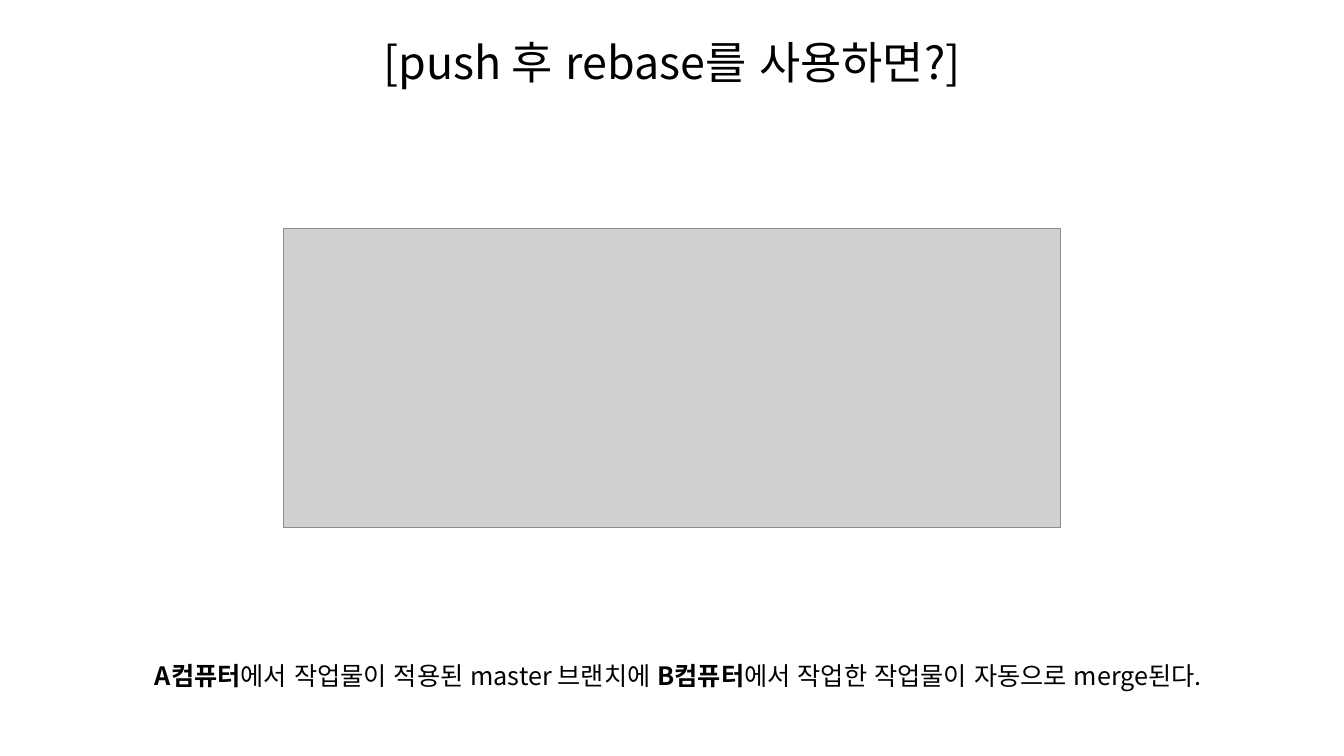
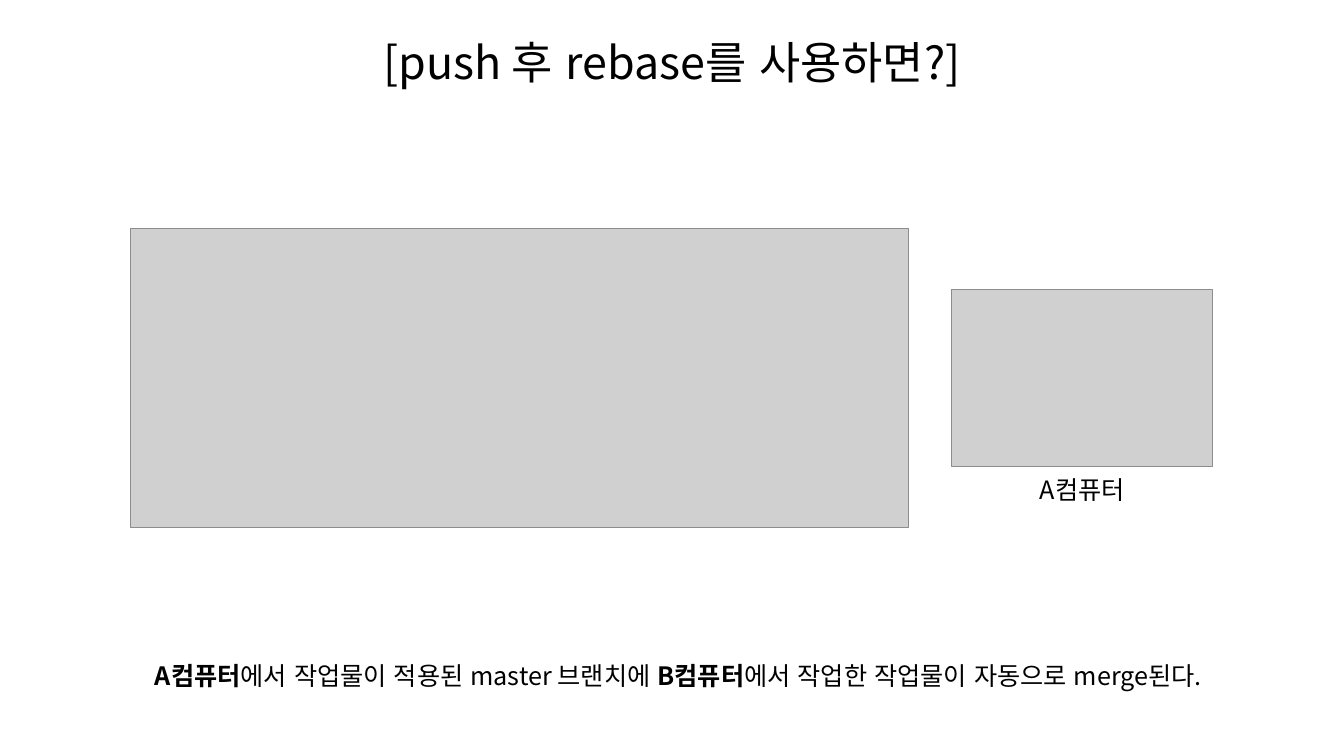
Before and after one commit to SeungHeeNoh/study_well, a slide deck: slide 37 of docs/9. rebase.pptx. Drawn at 1344x756 pixels with LibreOffice and Linux fonts; fonts in the diff are those of the drawing; grey boxes stand for pictures. Boxes give left, top, right and bottom in pixels: in the first picture for what was removed or moved away, otherwise in the second. Text is boxed around its words. In the diff, an @@ line names an element or a change of style, - is before the commit and + after.

```diff
--- a/docs/9. rebase.pptx
+++ b/docs/9. rebase.pptx
@@ picture: place and size @@
-picture at <box>283,229,1062,527</box>
+picture at <box>131,229,909,527</box>
@@ picture added at <box>952,290,1213,467</box> @@
@@ text added at <box>1040,478,1125,501</box>, 18 pt, text #000000 @@
+A컴퓨터
```
Also in this commit, not shown: 6 other slides changed.
